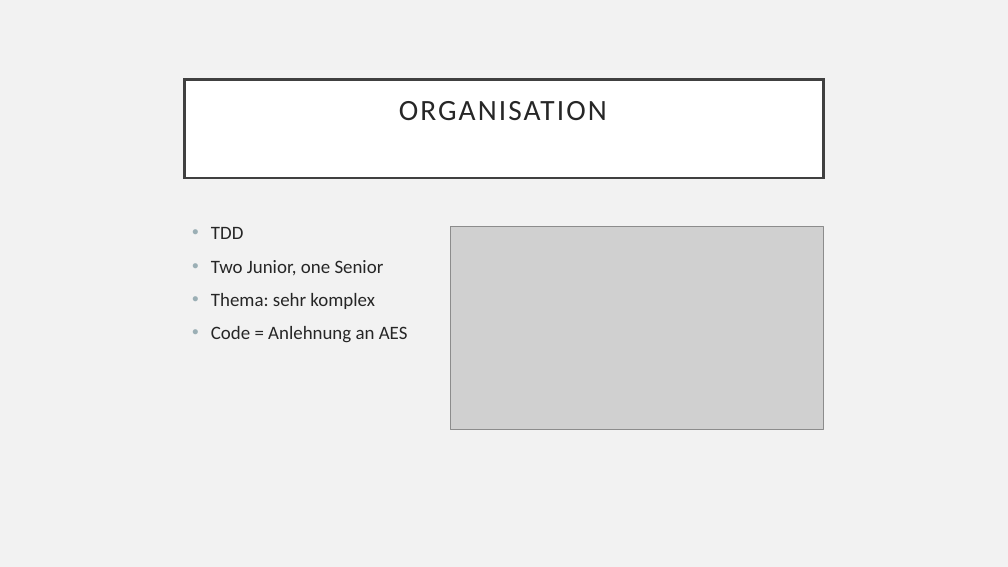
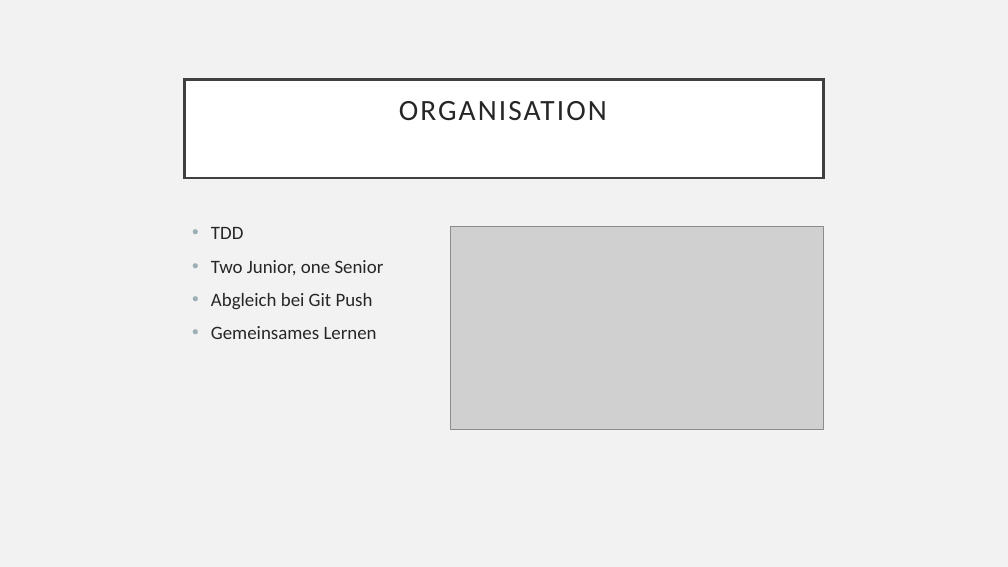
Before and after one commit to TIATIP-24-A-a/AES-TuBi-ZiRo-MaUn, a slide deck: slide 3 of docs/AES-Präsentation.pptx. Drawn at 1008x567 pixels with LibreOffice and Linux fonts; fonts in the diff are those of the drawing; grey boxes stand for pictures. Boxes give left, top, right and bottom in pixels: in the first picture for what was removed or moved away, otherwise in the second. Text is boxed around its words. In the diff, an @@ line names an element or a change of style, - is before the commit and + after.

```diff
--- a/docs/AES-Präsentation.pptx
+++ b/docs/AES-Präsentation.pptx
@@ text at <box>211,293,377,339</box>: text changed @@
-• Thema: sehr komplex
-• Code = Anlehnung an AES
+• Abgleich bei Git Push
+• Gemeinsames Lernen
```
Also in this commit, not shown: 4 other slides changed.
